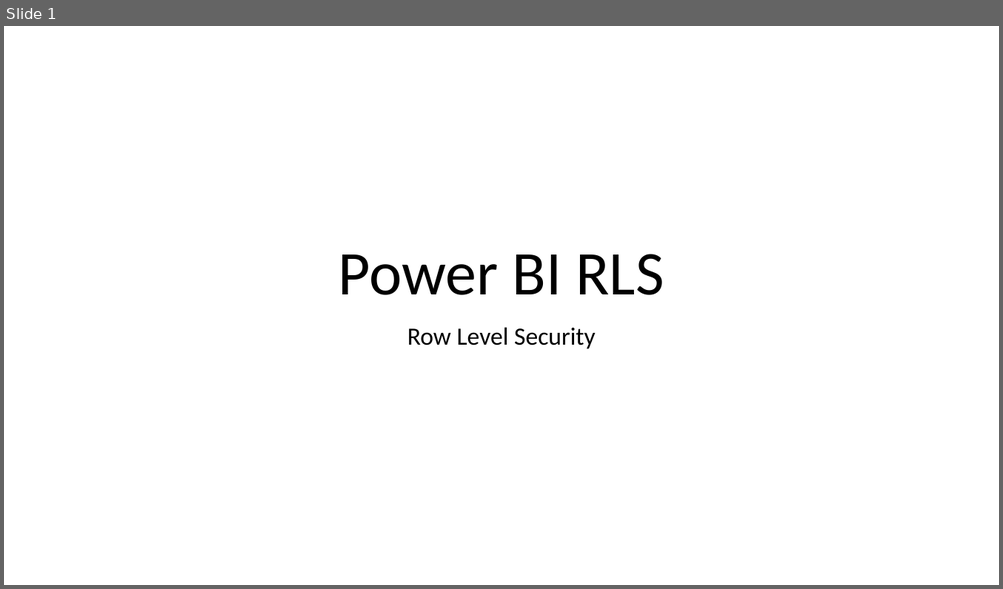
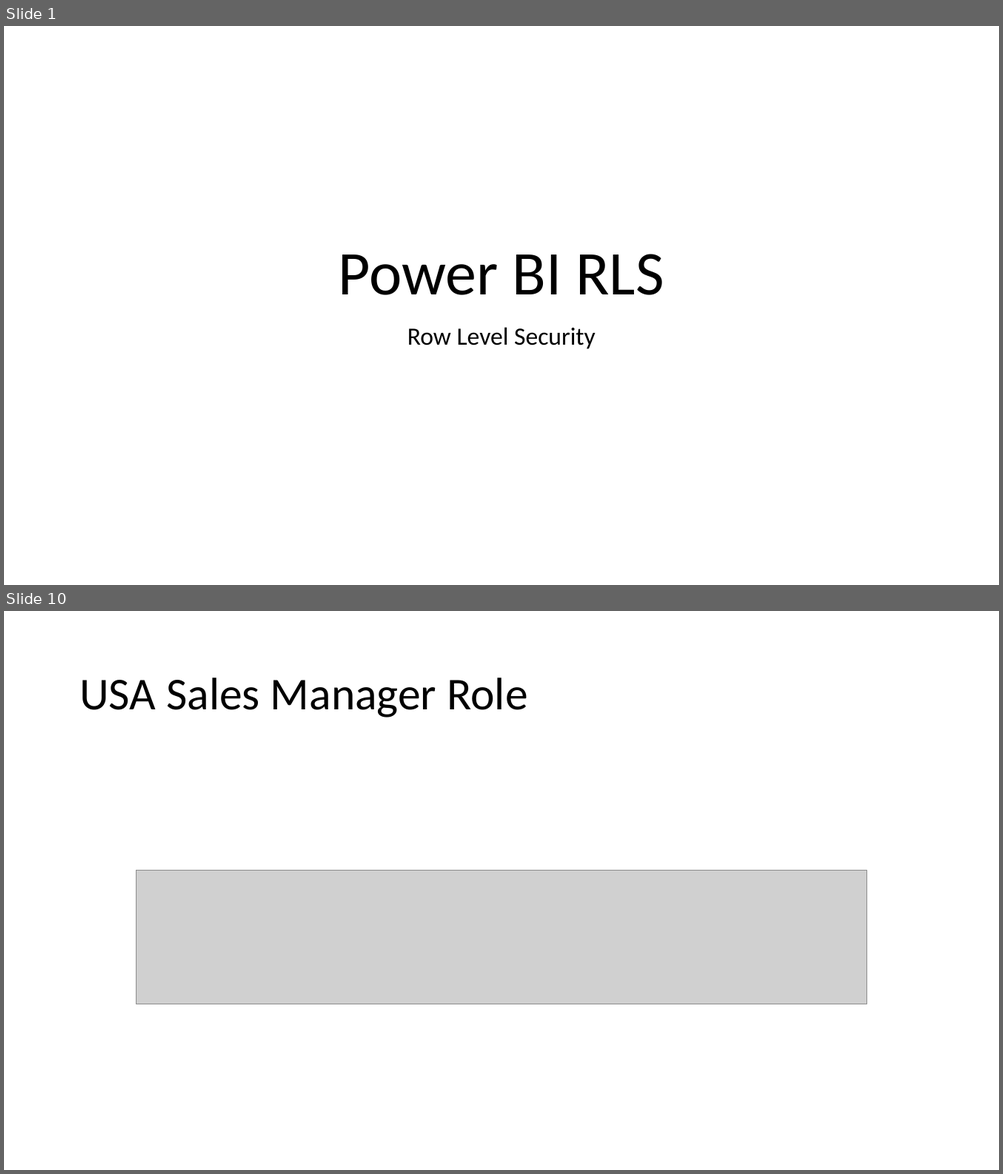
Before and after one commit to peterperov/PowerBIServer, a slide deck: Power BI Role Level Security.pptx. Shown one above the other, each under a label of ours: slide 1 before the commit, slides 1 and 10 after it; the slides between them are not shown. The pictures are 1003x589 and 1003x1174 pixels, drawn with LibreOffice and Linux fonts; fonts in the diff are those of the drawing; grey boxes stand for pictures. Boxes give left, top, right and bottom in pixels: in the first picture for what was removed or moved away, otherwise in the second. Text is boxed around its words. In the diff, an @@ line names an element or a change of style, - is before the commit and + after.

```diff
--- a/Power BI Role Level Security.pptx
+++ b/Power BI Role Level Security.pptx
@@ slide 10 added at (4, 611, 999, 1170), background #FFFFFF @@
@@ title added at (79, 678, 527, 718), 44 pt, text #000000 @@
+USA Sales Manager Role
@@ picture added at (136, 871, 867, 1004) @@
```
Also in this commit, not shown: 1 slide changed, 14 other slides added.
